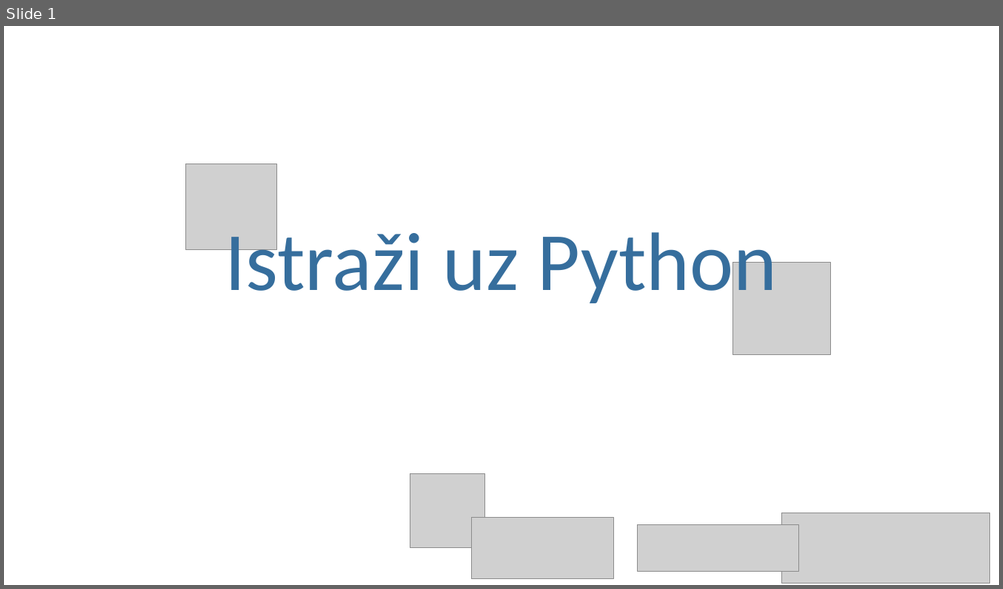
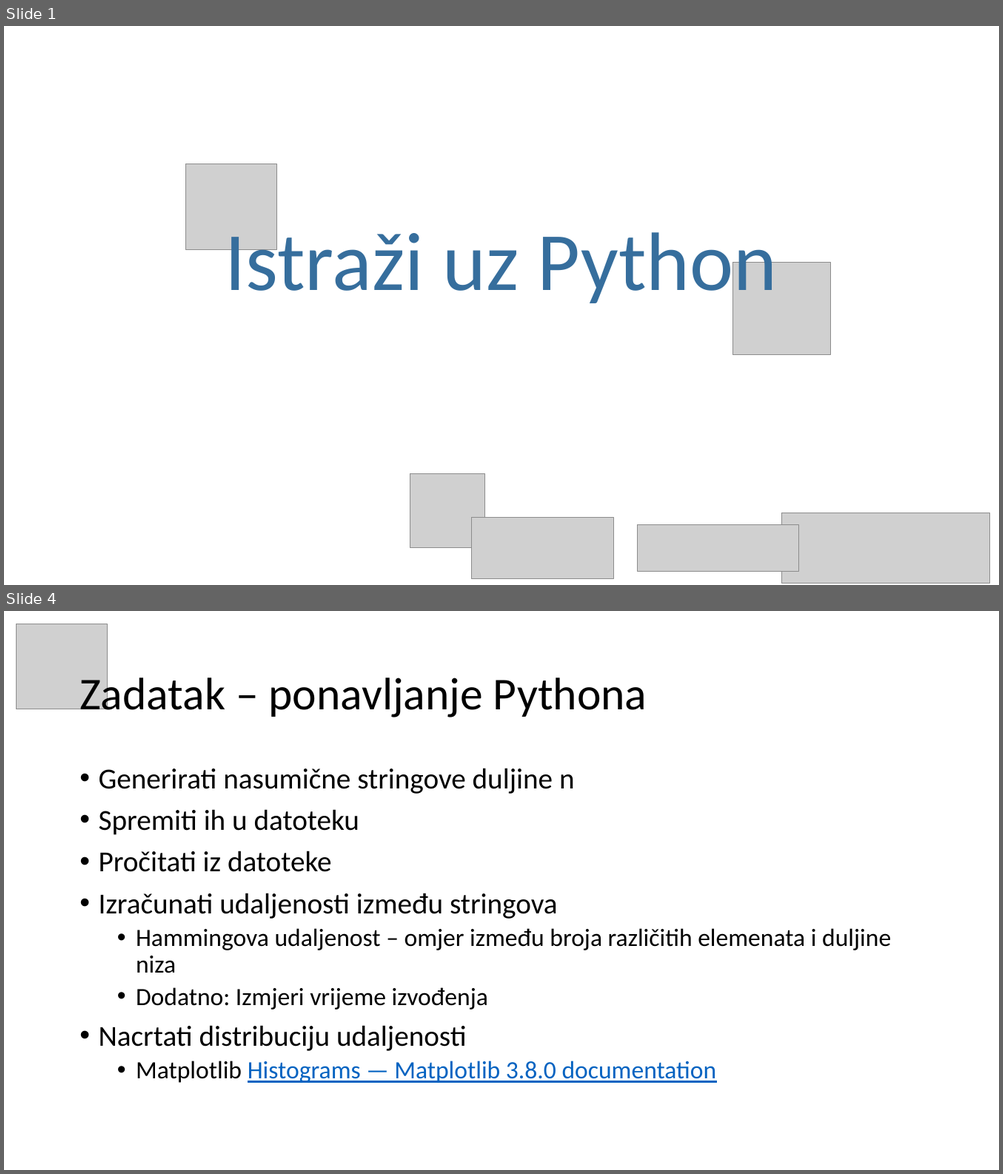
Before and after one commit to IstrazivackiCentarMladih/IstraziUzPython, a slide deck: IstraziUzPython.pptx. Shown one above the other, each under a label of ours: slide 1 before the commit, slides 1 and 4 after it; the slides between them are not shown. The pictures are 1003x589 and 1003x1174 pixels, drawn with LibreOffice and Linux fonts; fonts in the diff are those of the drawing; grey boxes stand for pictures. Boxes give left, top, right and bottom in pixels: in the first picture for what was removed or moved away, otherwise in the second. Text is boxed around its words. In the diff, an @@ line names an element or a change of style, - is before the commit and + after.

```diff
--- a/IstraziUzPython.pptx
+++ b/IstraziUzPython.pptx
@@ slide 4 added at bbox=[4, 611, 999, 1170], background #FFFFFF @@
@@ picture added at bbox=[16, 624, 107, 709] @@
@@ title added at bbox=[79, 672, 647, 718], 44 pt, text #000000 @@
+Zadatak – ponavljanje Pythona
@@ text added at bbox=[99, 768, 891, 1083], 24 pt, text #000000 @@
+• Generirati nasumične stringove duljine n
+• Spremiti ih u datoteku
+• Pročitati iz datoteke
+• Izračunati udaljenosti između stringova
+  • Hammingova udaljenost – omjer između broja različitih elemenata i duljine niza
+  • Dodatno: Izmjeri vrijeme izvođenja
+• Nacrtati distribuciju udaljenosti
+  • Matplotlib Histograms — Matplotlib 3.8.0 documentation
```
Also in this commit, not shown: 24 slides changed, 1 other slide added, 9 other files.
